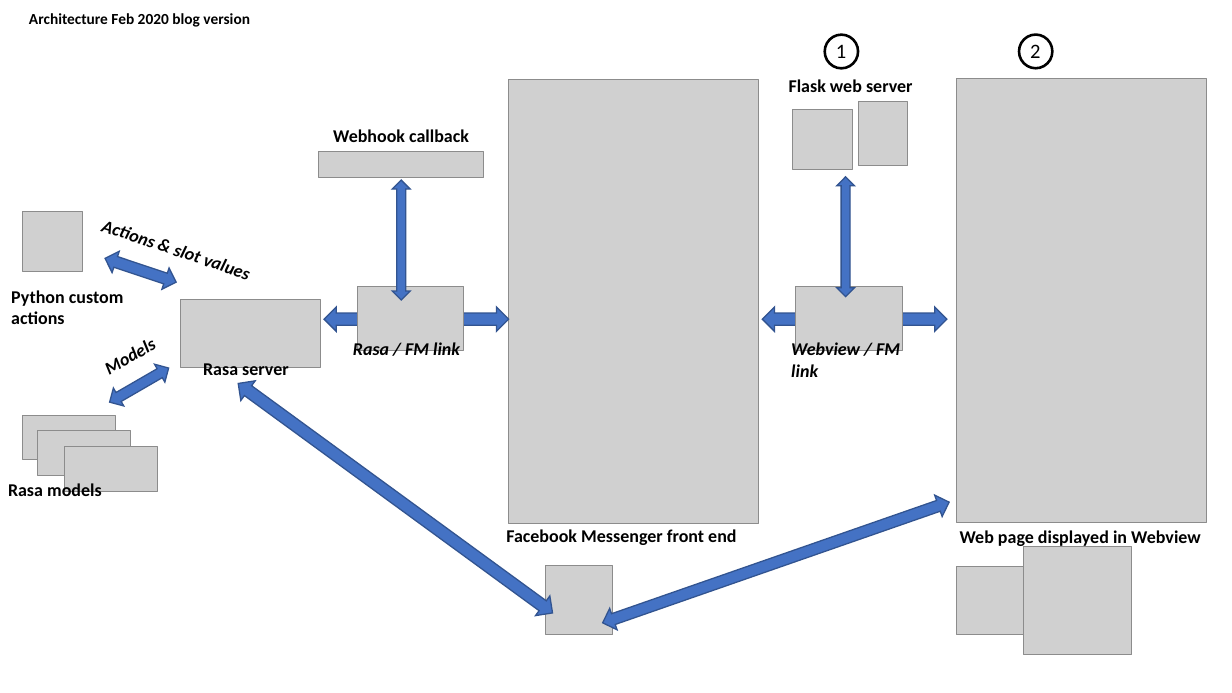
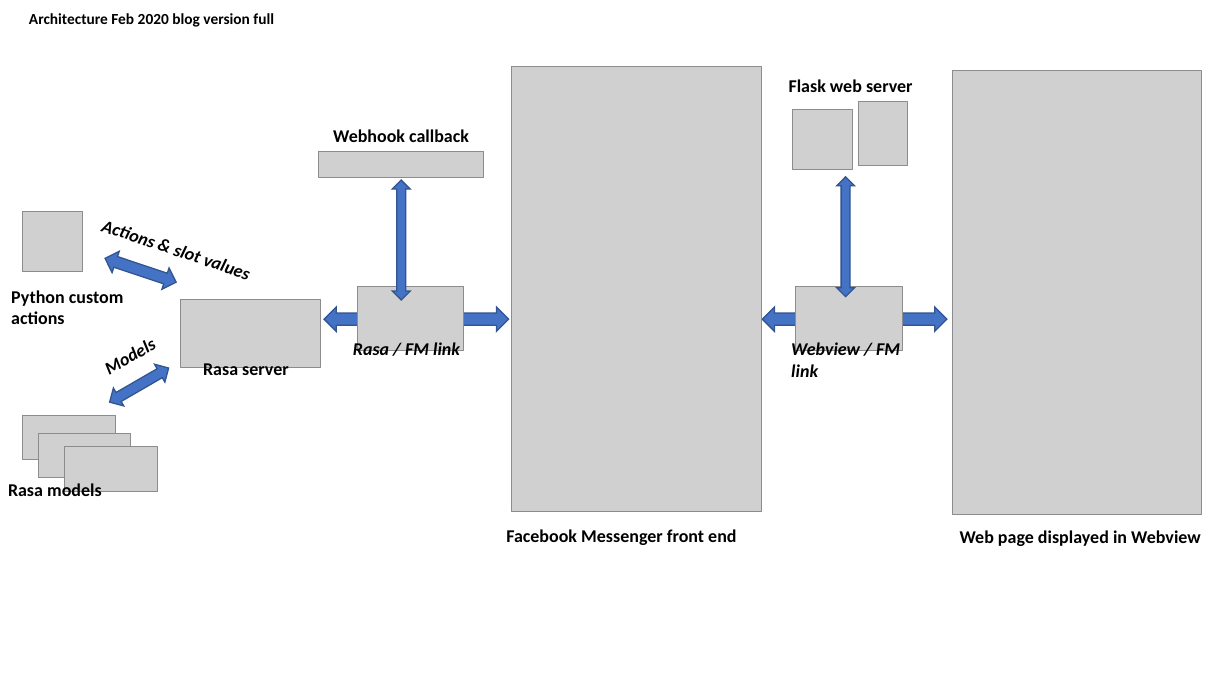
Before and after one commit to ryanmark1867/webview_rasa_example, a slide deck: slide 2 of media/architecture_feb_2020.pptx (slide 3 before the commit). Drawn at 1232x693 pixels with LibreOffice and Linux fonts; fonts in the diff are those of the drawing; grey boxes stand for pictures. Boxes give left, top, right and bottom in pixels: in the first picture for what was removed or moved away, otherwise in the second. Text is boxed around its words. In the diff, an @@ line names an element or a change of style, - is before the commit and + after.

```diff
--- a/media/architecture_feb_2020.pptx
+++ b/media/architecture_feb_2020.pptx
@@ text at (29, 13, 274, 27): text changed @@
-Architecture Feb 2020 blog version
+Architecture Feb 2020 blog version full
@@ ellipse removed at (825, 35, 859, 68) @@
@@ text removed at (836, 45, 846, 58) @@
-1
@@ ellipse removed at (1019, 34, 1053, 67) @@
@@ text removed at (1030, 44, 1040, 58) @@
-2
@@ picture: place and size @@
-picture at (508, 79, 758, 524)
+picture at (512, 67, 762, 512)
@@ picture: place and size @@
-picture at (957, 79, 1206, 523)
+picture at (952, 71, 1202, 516)
@@ left right arrow removed at (231, 374, 559, 622) @@
@@ left right arrow removed at (599, 491, 953, 634) @@
@@ picture removed at (546, 566, 613, 635) @@
@@ picture removed at (957, 567, 1024, 635) @@
@@ picture removed at (1024, 547, 1132, 655) @@
```
Also in this commit, not shown: 2 slides added, 1 slide removed, 18 other files.
